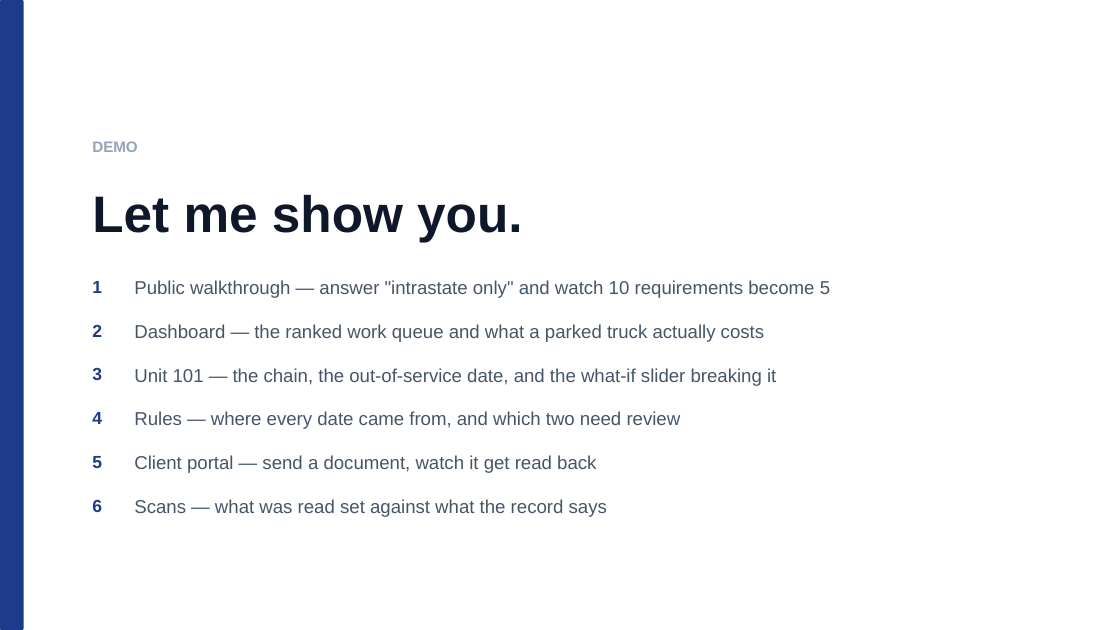
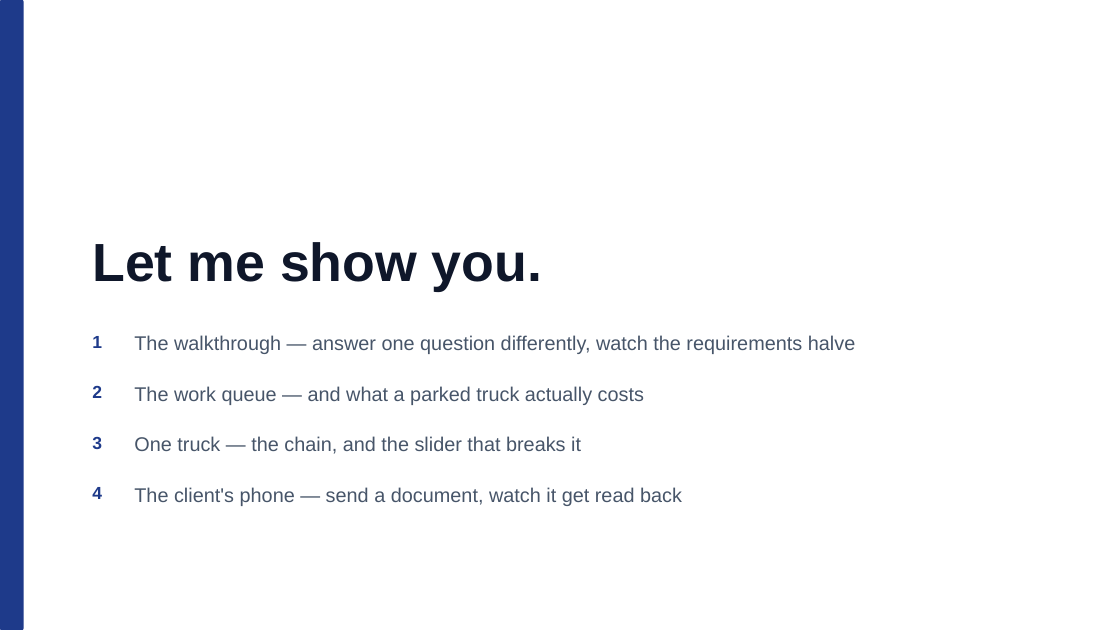
Before and after one commit to robertolozano/SkyTransportSolutionsProject, a slide deck: slide 12 of docs/compliance-radar-deck.pptx (slide 15 before the commit). Drawn at 1120x630 pixels with LibreOffice and Linux fonts; fonts in the diff are those of the drawing. Boxes give left, top, right and bottom in pixels: in the first picture for what was removed or moved away, otherwise in the second. Text is boxed around its words. In the diff, an @@ line names an element or a change of style, - is before the commit and + after.

```diff
--- a/docs/compliance-radar-deck.pptx
+++ b/docs/compliance-radar-deck.pptx
@@ text removed at bbox=[92, 141, 137, 152] @@
-DEMO
@@ text "Let me show you.": place and size @@
-text "Let me show you." at bbox=[92, 194, 522, 242]
+text "Let me show you." at bbox=[92, 242, 542, 291]
@@ text "Let me show you." at bbox=[92, 242, 542, 291]: size 44 to 46 pt @@
@@ text "1": place and size @@
-text "1" at bbox=[92, 281, 102, 293]
+text "1" at bbox=[92, 336, 102, 348]
@@ text at bbox=[134, 335, 855, 354]: text changed; size 16 to 17 pt @@
-Public walkthrough — answer "intrastate only" and watch 10 requirements become 5
+The walkthrough — answer one question differently, watch the requirements halve
@@ text "2": place and size @@
-text "2" at bbox=[92, 325, 102, 337]
+text "2" at bbox=[92, 386, 102, 398]
@@ text at bbox=[134, 386, 644, 405]: text changed; size 16 to 17 pt @@
-Dashboard — the ranked work queue and what a parked truck actually costs
+The work queue — and what a parked truck actually costs
@@ text removed at bbox=[134, 411, 681, 429] @@
-Rules — where every date came from, and which two need review
@@ text "3": place and size @@
-text "3" at bbox=[92, 368, 102, 380]
+text "3" at bbox=[92, 437, 102, 449]
@@ text at bbox=[134, 436, 581, 454]: text changed; size 16 to 17 pt @@
-Unit 101 — the chain, the out-of-service date, and the what-if slider breaking it
+One truck — the chain, and the slider that breaks it
@@ text "4": place and size @@
-text "4" at bbox=[92, 412, 102, 424]
+text "4" at bbox=[92, 487, 102, 499]
@@ text removed at bbox=[92, 456, 102, 468] @@
-5
@@ text removed at bbox=[92, 500, 102, 512] @@
-6
@@ text at bbox=[134, 487, 682, 506]: text changed; size 16 to 17 pt @@
-Client portal — send a document, watch it get read back
+The client's phone — send a document, watch it get read back
@@ text removed at bbox=[134, 499, 607, 517] @@
-Scans — what was read set against what the record says
```
Also in this commit, not shown: 2 other slides changed, 9 slides added, 12 slides removed, 1 other file.
